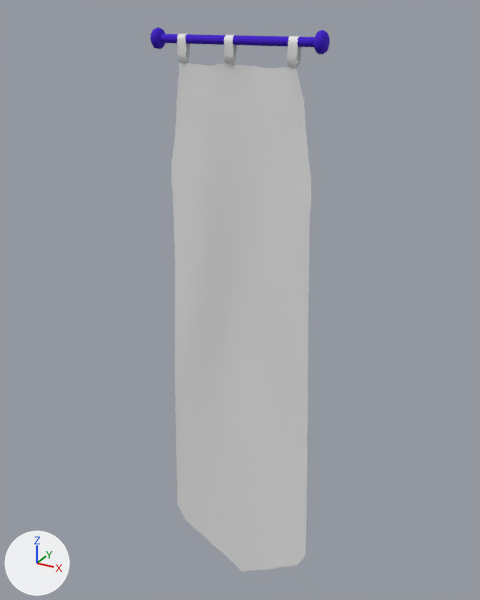
A saved change to the FBX model Assets/MyContent/Art/Models/Props/Flag_2.fbx.
The view is the same before and after, from a 50 mm lens placed at (10.4, -8.89, 5.34), pointed at (5.29, 0.41, 0.69). Arrows for +X, +Y and +Z are at lower left; the lights stay in place. Where no turn or scale is listed for an object, it has been applied to the vertices.

In view in the first picture: 'default', 'ss'.
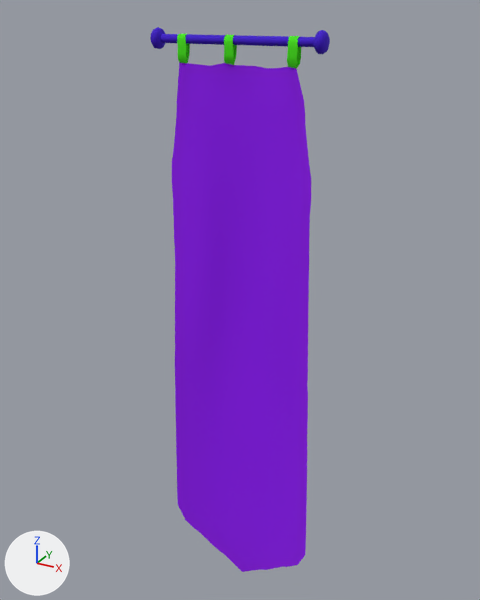
Patch to the scene script:
```diff
--- a/Assets/MyContent/Art/Models/Props/Flag_2.fbx.py
+++ b/Assets/MyContent/Art/Models/Props/Flag_2.fbx.py
@@ mat_07___default @@
 mat_07___default = principled_material('07 - Default')
-mat_07___default.base_color = (0.0431, 0.0, 0.6)  # purple #3b00cb
+mat_07___default.base_color = (0.0588, 0.82, 0.0)  # green #45ea00
 mat_07___default.roughness = 0.859
@@ mat_02___default @@
+mat_02___default = principled_material('02 - Default')
+mat_02___default.base_color = (0.278, 0.0, 0.91)  # purple #9000f5
+mat_02___default.roughness = 0.859
@@ me_mesh @@
 me_mesh.from_pydata(...)  # 343 vertices, 278 faces; spans x -1.29..1.58, y -0.08..0.17, z -4.65..5.68
 # used by ob_default; location = (5.29, 0.06, -0.69)
+# me_mesh part 1: all 244 faces centred in x -1.2..1.5, y -0.01..0.17, z -4.54..5.17 switch from no material to mat_02___default (purple #9000f5)
+# me_mesh part 2: all 34 faces centred in x -0.78..1.05, y -0.07..0.07, z 5.29..5.67 switch from no material to mat_07___default (green #45ea00)
```

What differs and where, as boxes [x1, y1, x2, y2] in the pictures (480 x 600 px):
'default', recoloured (grey to purple)
    both: [172, 34, 311, 572]
part 1 of me_mesh, recoloured (grey to purple)
    both: [172, 63, 311, 572]
part 2 of me_mesh, recoloured (grey to green)
    both: [177, 34, 301, 69]
